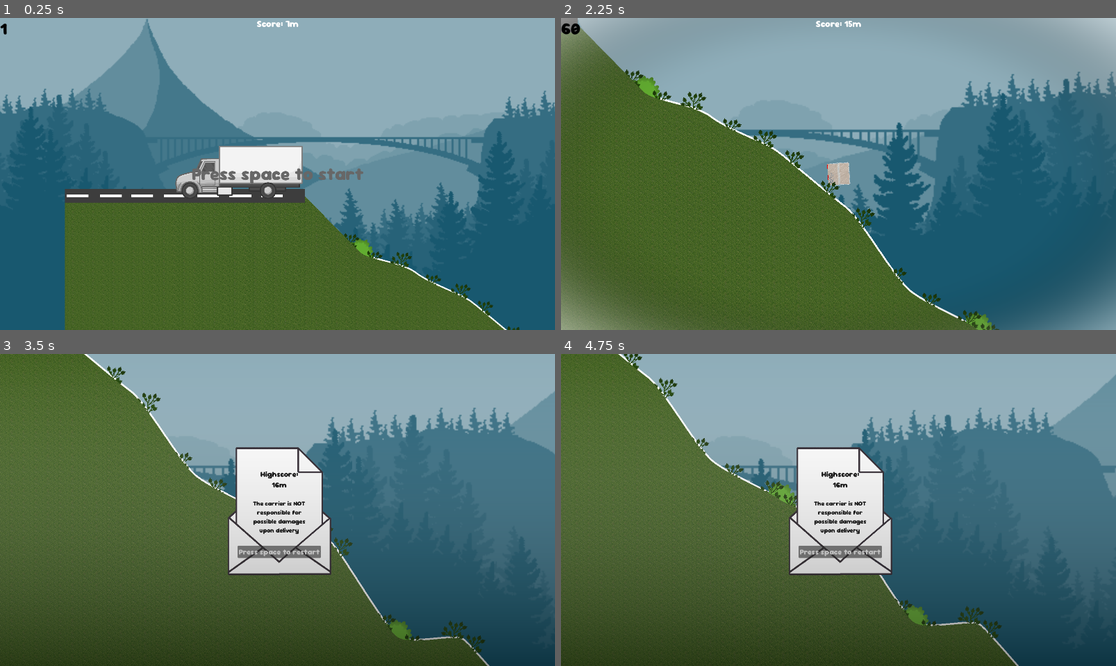
Above: before the commit, frames 1-4 (two rows, left to right).
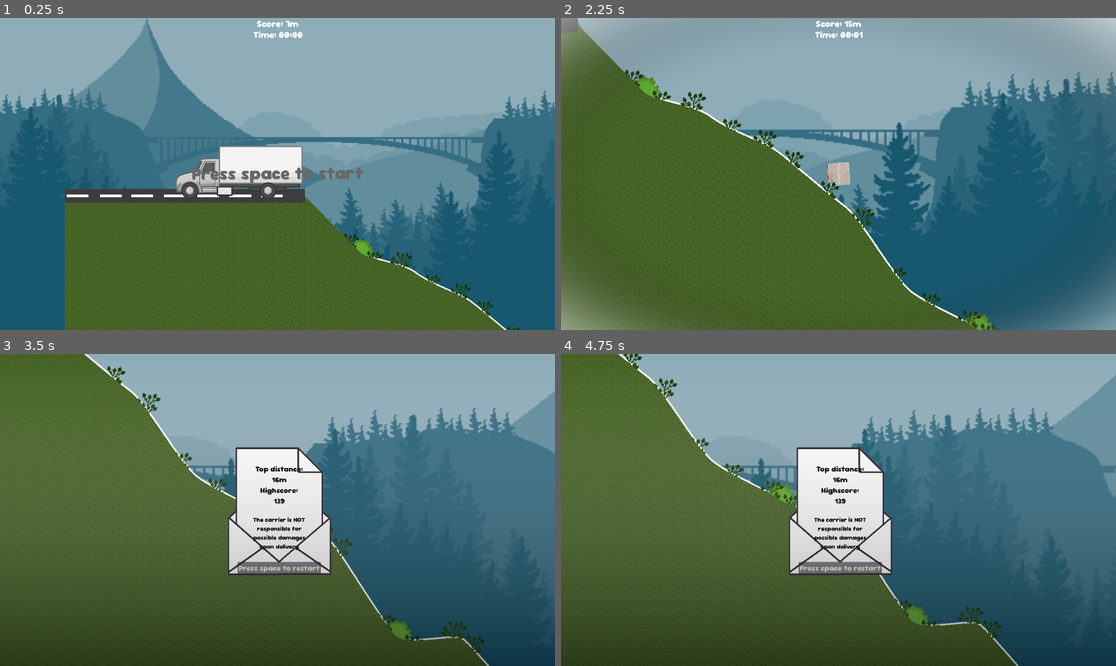
Above: after the commit, the same moments.

Repository: FelipePM01/EntregaExtraviada
Game: Godot game, scene res://main_scene.tscn
The game is run twice, just before and just after one commit, with the same random seed, the same clock (stepped at 60 frames per second) and the same inputs. Sound files missing from this copy of the repository are replaced by a short silence.
Inputs (mouse positions are in pixels of both pictures, inside the frame that each line leads up to):
- Up to frame 1 (0.25 s): no input
- Up to frame 2 (2.25 s): tap Space (Spacebar) at 0.5, 1.35 s; move the mouse to (810, 236) at 0.52 s; hold Space (Spacebar) 0.53-1.28 s; hold D (right) 0.53-2.03 s; move the mouse to (1005, 220) at 1.27 s; move the mouse to (672, 127) at 2.02 s; hold A (left) from 2.03 s (still down); hold Mouse wheel down (scroll_down) from 2.03 s (still down)
- Up to frame 3 (3.5 s): tap Space (Spacebar) at 2.3 s; release A (left) at 2.75 s; release Mouse wheel down (scroll_down) at 2.75 s; click "Press space to restart" at 2.75 s
- Up to frame 4 (4.75 s): click "Press space to restart" at 3.5 s; click "Press space to restart" at 4.25 s

The runs differ from the first frame. In frame 1, 0.3% of the frame differs, in the area x 0-66%, y 1-53%; in frame 2, 0.2%; in frame 3, 1.8%, in the area x 42-58%, y 35-71%; in frame 4, 1.8%.

Commit message:
Hope it works

Diff:
--- a/box/scenes/box.tscn
+++ b/box/scenes/box.tscn
@@ -1,6 +1,7 @@
 [gd_scene load_steps=10 format=3 uid="uid://dt6cak775tec0"]
 
 [ext_resource type="Script" path="res://box/scripts/box.gd" id="1_dd22b"]
+[ext_resource type="AudioStream" uid="uid://gqqon5b2p33n" path="res://box/audio/box_falling.mp3" id="2_ewb4v"]
 [ext_resource type="PackedScene" uid="uid://dovxmonfm4dd5" path="res://bubblewrap/scenes/single_bubble.tscn" id="2_j2l00"]
 [ext_resource type="Script" path="res://bubblewrap/scripts/line_wrap.gd" id="2_q1dxb"]
 [ext_resource type="Texture2D" uid="uid://c2e56w6jrqpoj" path="res://bubblewrap/textures/Cardboard.png" id="3_2j5tt"]
@@ -21,6 +22,7 @@
 physics_material_override = SubResource("PhysicsMaterial_clopl")
 angular_damp = 5.0
 script = ExtResource("1_dd22b")
+box_falling = ExtResource("2_ewb4v")
 
 [node name="Camera2D" type="Camera2D" parent="."]
 
@@ -324,8 +326,9 @@
 shape = SubResource("ConvexPolygonShape2D_0gnfh")
 
 [node name="DirtEffect" parent="." instance=ExtResource("7_bdgya")]
-
 [node name="VignetteEffect" parent="." instance=ExtResource("5_1ugqm")]
 
 [node name="Music" type="AudioStreamPlayer2D" parent="."]
 stream = ExtResource("6_xik8m")
+
+[node name="BoxAudio" type="AudioStreamPlayer2D" parent="."]
--- a/box/scripts/box.gd
+++ b/box/scripts/box.gd
@@ -2,6 +2,11 @@
 
 const TORQUE=30000
 const GRAVITY=100
+
+@export var box_falling : AudioStream
+
+@onready var dirt_effect = preload("res://box/effects/scenes/DirtParticle.tscn")
+
 @onready var velocity=Vector2(100,0)
 @onready var camera=$Camera2D
 @onready var music = $Music
@@ -48,3 +53,10 @@
 	save_file.close()
 	Globals.music_progress = music.get_playback_position()
 	pass
+
+func _integrate_forces(state: PhysicsDirectBodyState2D) -> void:
+	if (linear_velocity.length() >= SingleBubble.forceToPop/1.5 and state.get_contact_count() > 0):
+		var dirt_effect_instance = dirt_effect.instantiate()
+		add_child(dirt_effect_instance)
+		$BoxAudio.stream = box_falling
+		$BoxAudio.play()
--- /dev/null
+++ b/game_menu/menu_animation_play.gd
@@ -0,0 +1,12 @@
+extends Label
+
+@onready var anim : AnimationPlayer = $AnimationPlayer
+# Called when the node enters the scene tree for the first time.
+func _ready() -> void:
+	pass # Replace with function body.
+
+
+# Called every frame. 'delta' is the elapsed time since the previous frame.
+func _process(delta: float) -> void:
+	if (!anim.is_playing()):
+		anim.play("Bob")
--- a/game_menu/scenes/MenuTest1.tscn
+++ b/game_menu/scenes/MenuTest1.tscn
@@ -1,9 +1,91 @@
-[gd_scene load_steps=2 format=3 uid="uid://bmno7rmf2n6l8"]
+[gd_scene load_steps=6 format=3 uid="uid://bmno7rmf2n6l8"]
+
+[ext_resource type="Script" path="res://game_menu/menu_animation_play.gd" id="1_57kei"]
 
 [sub_resource type="LabelSettings" id="LabelSettings_e5o0w"]
 line_spacing = 3.03
 font_size = 61
 font_color = Color(0.404511, 0.404511, 0.404511, 1)
+
+[sub_resource type="Animation" id="Animation_5ltif"]
+resource_name = "Bob"
+length = 5.0
+loop_mode = 1
+tracks/0/type = "bezier"
+tracks/0/imported = false
+tracks/0/enabled = true
+tracks/0/path = NodePath(".:position:x")
+tracks/0/interp = 1
+tracks/0/loop_wrap = true
+tracks/0/keys = {
+"handle_modes": PackedInt32Array(0, 0, 0, 0, 0, 0),
+"points": PackedFloat32Array(662.5, -0.25, 0, 0.25, 0, 665, -0.25, 0, 0.25, 0, 661, -0.25, 0, 0.25, 0, 665, -0.25, 0, 0.25, 0, 663, -0.25, 0, 0.25, 0, 662.5, -0.25, 0, 0.25, 0),
+"times": PackedFloat32Array(0, 1, 2, 3, 4, 5)
+}
+tracks/1/type = "bezier"
+tracks/1/imported = false
+tracks/1/enabled = true
+tracks/1/path = NodePath(".:position:y")
+tracks/1/interp = 1
+tracks/1/loop_wrap = true
+tracks/1/keys = {
+"handle_modes": PackedInt32Array(0, 0, 0, 0, 0, 0),
+"points": PackedFloat32Array(500, -0.25, 0, 0.25, 0, 484, -0.25, 0, 0.25, 0, 502, -0.25, 0, 0.25, 0, 490, -0.25, 0, 0.25, 0, 504, -0.25, 0, 0.25, 0, 500, -0.25, 0, 0.25, 0),
+"times": PackedFloat32Array(0, 1, 2, 3, 4, 5)
+}
+tracks/2/type = "bezier"
+tracks/2/imported = false
+tracks/2/enabled = true
+tracks/2/path = NodePath(".:rotation")
+tracks/2/interp = 1
+tracks/2/loop_wrap = true
+tracks/2/keys = {
+"handle_modes": PackedInt32Array(0, 0, 0, 0),
+"points": PackedFloat32Array(0, -0.25, 0, 0.25, 0, -0.0506145, -0.25, 0, 0.25, 0, 0.0506145, -0.25, 0, 0.25, 0, 0, -0.25, 0, 0.25, 0),
+"times": PackedFloat32Array(0, 1.5, 3.5, 5)
+}
+
+[sub_resource type="Animation" id="Animation_wk32y"]
+length = 0.001
+tracks/0/type = "bezier"
+tracks/0/imported = false
+tracks/0/enabled = true
+tracks/0/path = NodePath(".:position:x")
+tracks/0/interp = 1
+tracks/0/loop_wrap = true
+tracks/0/keys = {
+"handle_modes": PackedInt32Array(0),
+"points": PackedFloat32Array(662.5, -0.25, 0, 0.25, 0),
+"times": PackedFloat32Array(0)
+}
+tracks/1/type = "bezier"
+tracks/1/imported = false
+tracks/1/enabled = true
+tracks/1/path = NodePath(".:position:y")
+tracks/1/interp = 1
+tracks/1/loop_wrap = true
+tracks/1/keys = {
+"handle_modes": PackedInt32Array(0),
+"points": PackedFloat32Array(500, -0.25, 0, 0.25, 0),
+"times": PackedFloat32Array(0)
+}
+tracks/2/type = "bezier"
+tracks/2/imported = false
+tracks/2/enabled = true
+tracks/2/path = NodePath(".:rotation")
+tracks/2/interp = 1
+tracks/2/loop_wrap = true
+tracks/2/keys = {
+"handle_modes": PackedInt32Array(0),
+"points": PackedFloat32Array(0, -0.25, 0, 0.25, 0),
+"times": PackedFloat32Array(0)
+}
+
+[sub_resource type="AnimationLibrary" id="AnimationLibrary_3d1mn"]
+_data = {
+"Bob": SubResource("Animation_5ltif"),
+"RESET": SubResource("Animation_wk32y")
+}
 
 [node name="Menu" type="CanvasLayer"]
 
@@ -13,11 +95,18 @@
 anchor_top = 0.5
 anchor_right = 0.5
 anchor_bottom = 0.5
-offset_left = -297.5
-offset_top = -40.0
-offset_right = 297.5
-offset_bottom = 40.0
+offset_left = -297.494
+offset_top = -39.9995
+offset_right = 297.506
+offset_bottom = 40.0005
 grow_horizontal = 2
 grow_vertical = 2
+pivot_offset = Vector2(298.375, 42.9)
 text = "Press space to start"
 label_settings = SubResource("LabelSettings_e5o0w")
+script = ExtResource("1_57kei")
+
+[node name="AnimationPlayer" type="AnimationPlayer" parent="Label"]
+libraries = {
+"": SubResource("AnimationLibrary_3d1mn")
+}
--- a/globals.gd
+++ b/globals.gd
@@ -4,6 +4,9 @@
 @onready var record:float = 0
 @onready var score: float = 0
 @onready var is_lose: bool = false
+
+var started_game: bool = false
+var elapsedTime: float = 0.0
 
 #Keep music progress for reload
 #I'm playing it at the Box script
@@ -20,4 +23,5 @@
 
 # Called every frame. 'delta' is the elapsed time since the previous frame.
 func _process(delta: float) -> void:
-	pass
+	if (started_game&&!is_lose):
+		elapsedTime += delta
--- a/main_scene.gd
+++ b/main_scene.gd
@@ -13,6 +13,7 @@
 		terrain.add_hills()
 
 	if (Input.is_action_pressed("Spacebar") and menu.visible and not Globals.is_lose):
+		Globals.started_game = true
 		$Truck/BangSound.play()
 		player.gravity_scale = 1
 		player.apply_impulse(Vector2(600, -30))
--- a/player_ui/scenes/lose_scene_ui.tscn
+++ b/player_ui/scenes/lose_scene_ui.tscn
@@ -1,8 +1,9 @@
-[gd_scene load_steps=8 format=3 uid="uid://bshkt4wfgo8kn"]
+[gd_scene load_steps=9 format=3 uid="uid://bshkt4wfgo8kn"]
 
 [ext_resource type="Script" path="res://player_ui/scripts/lost_scene_ui.gd" id="1_n51eg"]
 [ext_resource type="Theme" uid="uid://cao5scx3g0f1n" path="res://utils/themes/main_theme.tres" id="2_oh4tf"]
 [ext_resource type="Texture2D" uid="uid://c5qd6pbrk86pr" path="res://utils/themes/letter.png" id="3_yi5ep"]
+[ext_resource type="AudioStream" uid="uid://c51ggi1li18c7" path="res://box/audio/box_breaking.wav" id="4_qsxu7"]
 
 [sub_resource type="StyleBoxTexture" id="StyleBoxTexture_k2sju"]
 texture = ExtResource("3_yi5ep")
@@ -45,14 +46,19 @@
 
 [node name="MarginContainer" type="MarginContainer" parent="Panel/VBoxContainer"]
 layout_mode = 2
+size_flags_stretch_ratio = 6.43
 theme_override_constants/margin_top = 15
 theme_override_constants/margin_bottom = 30
 
 [node name="HighscoreText" type="Label" parent="Panel/VBoxContainer/MarginContainer"]
 layout_mode = 2
 theme_override_font_sizes/font_size = 26
-text = "Highscore:
-0m"
+text = "
+
+Top distance:
+0m
+Highscore:
+0"
 horizontal_alignment = 1
 
 [node name="GameOverText" type="Label" parent="Panel/VBoxContainer"]
@@ -85,4 +91,8 @@
 theme_override_styles/panel = SubResource("StyleBoxTexture_xvn3h")
 
 [connection signal="visibility_changed" from="." to="." method="_on_visibility_changed"]
+[node name="BoxBreaking" type="AudioStreamPlayer" parent="."]
+stream = ExtResource("4_qsxu7")
+volume_db = -10.0
+
 [connection signal="pressed" from="Panel/VBoxContainer/MarginContainer2/RestartButton" to="." method="_on_restart_button_pressed"]
--- a/player_ui/scenes/score_scene_ui.tscn
+++ b/player_ui/scenes/score_scene_ui.tscn
@@ -2,9 +2,10 @@
 
 [ext_resource type="Script" path="res://player_ui/scripts/score_scene_ui.gd" id="1_loimw"]
 
-[node name="ScoreUi" type="CanvasLayer" node_paths=PackedStringArray("score_text")]
+[node name="ScoreUi" type="CanvasLayer" node_paths=PackedStringArray("score_text", "timer_text")]
 script = ExtResource("1_loimw")
 score_text = NodePath("ScoreText")
+timer_text = NodePath("TimeText")
 
 [node name="ScoreText" type="Label" parent="."]
 anchors_preset = 5
@@ -20,8 +21,17 @@
 text = "Score: 0"
 horizontal_alignment = 1
 
-[node name="Fps" type="Label" parent="."]
-offset_right = 201.0
-offset_bottom = 98.0
-theme_override_font_sizes/font_size = 57
-text = "13"
+[node name="TimeText" type="Label" parent="."]
+anchors_preset = 5
+anchor_left = 0.5
+anchor_right = 0.5
+offset_left = -143.0
+offset_top = 38.0
+offset_right = 146.0
+offset_bottom = 137.0
+grow_horizontal = 2
+size_flags_vertical = 0
+theme_override_colors/font_color = Color(1, 1, 1, 1)
+theme_override_font_sizes/font_size = 31
+text = "Time: 0"
+horizontal_alignment = 1
--- a/player_ui/scripts/lost_scene_ui.gd
+++ b/player_ui/scripts/lost_scene_ui.gd
@@ -1,7 +1,7 @@
 extends CanvasLayer
 
 @export var score_text: Label
-
+var first_time_visible
 # Called when the node enters the scene tree for the first time.
 func _ready() -> void:
 	pass # Replace wi
@@ -9,9 +9,12 @@
 
 # Called every frame. 'delta' is the elapsed time since the previous frame.
 func _process(delta: float) -> void:
-
-
+	score_text.text = "\nTop distance:\n{0}m\nHighscore:\n{1}".format([int(Globals.score), int((Globals.score*pow(Globals.elapsedTime, -.2))*10),"{}"])
+	if (visible and !first_time_visible):
+		$BoxBreaking.play()
+		first_time_visible = true
 	if (Input.is_action_pressed("Spacebar") and visible):
+		Globals.elapsedTime = 0
 		_on_restart_button_pressed()
 
 
--- a/player_ui/scripts/score_scene_ui.gd
+++ b/player_ui/scripts/score_scene_ui.gd
@@ -1,7 +1,10 @@
 extends CanvasLayer
 @export var score_text: Label
+@export var timer_text: Label
 
 # Called every frame. 'delta' is the elapsed time since the previous frame.
 func _process(delta: float) -> void:
 	score_text.text = "Score: {}m".format([int(Globals.score)], "{}")
-	$Fps.text = str(Engine.get_frames_per_second())
+	var minutes = int(Globals.elapsedTime) / 60
+	var seconds = int(Globals.elapsedTime) % 60
+	timer_text.text = "Time: %02d:%02d" % [minutes, seconds]
--- a/project.godot
+++ b/project.godot
@@ -33,11 +33,13 @@
 left={
 "deadzone": 0.5,
 "events": [Object(InputEventKey,"resource_local_to_scene":false,"resource_name":"","device":-1,"window_id":0,"alt_press …(191 unchanged characters)…
+, Object(InputEventKey,"resource_local_to_scene":false,"resource_name":"","device":0,"window_id":0,"alt_pressed":false,"shift_pressed":false,"ctrl_pressed":false,"meta_pressed":false,"pressed":false,"keycode":0,"physical_keycode":4194319,"key_label":0,"unicode":0,"location":0,"echo":false,"script":null)
 ]
 }
 right={
 "deadzone": 0.5,
 "events": [Object(InputEventKey,"resource_local_to_scene":false,"resource_name":"","device":-1,"window_id":0,"alt_press …(192 unchanged characters)…
+, Object(InputEventKey,"resource_local_to_scene":false,"resource_name":"","device":0,"window_id":0,"alt_pressed":false,"shift_pressed":false,"ctrl_pressed":false,"meta_pressed":false,"pressed":false,"keycode":0,"physical_keycode":4194321,"key_label":0,"unicode":0,"location":0,"echo":false,"script":null)
 ]
 }
 scroll_up={
Not shown, changed: AssetsList.txt
Not shown, added: box/audio/box_breaking.wav.import
Not shown, added: box/audio/box_falling.mp3.import
Not shown, changed: export_presets.cfg
Not shown, added: box/audio/box_breaking.wav
Not shown, added: box/audio/box_falling.mp3
